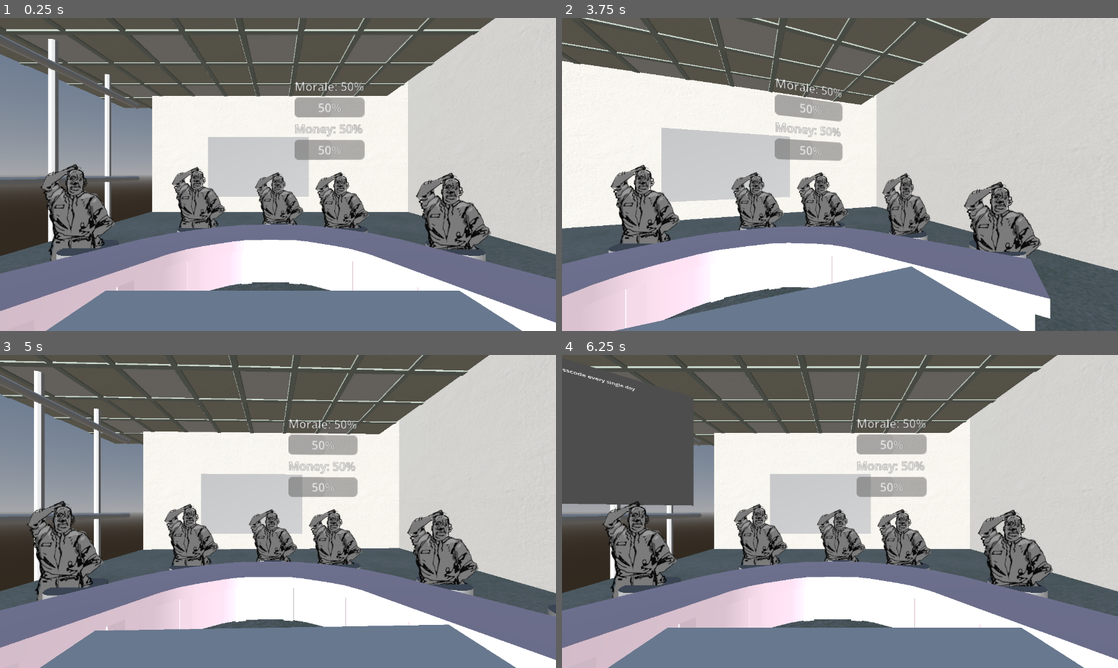
Above: before the commit, frames 1-4 (two rows, left to right).
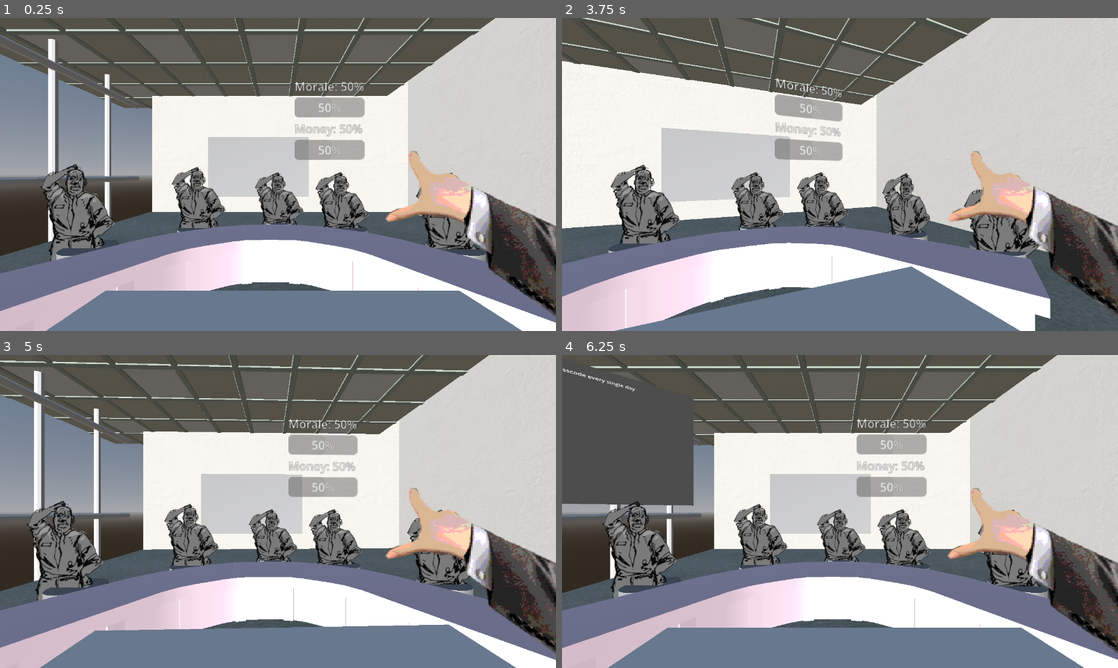
Above: after the commit, the same moments.

Repository: DebugCookie/FIB_GameJam
Game: Godot game, scene res://maxTestScene.tscn
Same seed, same stepped clock (60 frames per second), same inputs: the game is played once before the commit and once after it.
Inputs (mouse positions are in pixels of both pictures, inside the frame that each line leads up to):
- Up to frame 1 (0.25 s): no input
- Up to frame 2 (3.75 s): tap Enter (ui_accept) at 0.5, 0.77, 1.25, 1.52, 2, 2.75, 3.02, 3.5 s; move the mouse to (962, 158) at 0.52 s; hold Right (ui_right) 0.53-1.28 s; click (962, 158) at 0.67 s; move the mouse to (728, 190) at 1.27 s; hold Down (ui_down) 1.28-2.03 s; move the mouse to (895, 105) at 2.02 s; hold Right (ui_right) 2.03-2.78 s; move the mouse to (812, 237) at 2.77 s; hold Up (ui_up) 2.78-3.53 s; click (812, 237) at 2.92 s; move the mouse to (1006, 221) at 3.52 s; hold Left (ui_left) from 3.53 s (still down)
- Up to frame 3 (5 s): keep holding Left (ui_left); tap Enter (ui_accept) at 3.77, 4.52 s; move the mouse to (111, 464) at 4.27 s
- Up to frame 4 (6.25 s): move the mouse to (867, 511) at 5.02 s; release Left (ui_left) at 5.03 s; hold Down (ui_down) 5.03-5.78 s; click (867, 511) at 5.17 s; tap Enter (ui_accept) at 5.75, 6.02 s; move the mouse to (756, 433) at 5.77 s; hold Right (ui_right) from 5.78 s (still down)

The runs differ from the first frame. In frame 1, 5.1% of the frame differs, in the area x 69-100%, y 42-96%; in frame 2, 5.0%; in frame 3, 5.1%; in frame 4, 5.1%.

Commit message:
Hand teeheee

Diff:
--- a/maxTestScene.tscn
+++ b/maxTestScene.tscn
@@ -12,6 +12,12 @@
 [ext_resource type="PackedScene" uid="uid://cfik1lbetgv6s" path="res://Art Assets/3D/SM_Wall.glb" id="10_3pouy"]
 [ext_resource type="PackedScene" uid="uid://8nedl1c1b5fr" path="res://Art Assets/3D/SM_Roof.glb" id="11_be4fj"]
 [ext_resource type="PackedScene" uid="uid://4ubhy7ltsfgo" path="res://Art Assets/3D/SM_Window.glb" id="12_2p1gs"]
+[ext_resource type="Texture2D" uid="uid://brmdvqnbbqudj" path="res://Art Assets/2d/Hand_Idle.png" id="13_qilwt"]
+[ext_resource type="Texture2D" uid="uid://b82chp3bsjdai" path="res://Art Assets/2d/hand flipbook.png" id="13_x6efl"]
+[ext_resource type="Texture2D" uid="uid://5u0tv6hfynua" path="res://Art Assets/2d/Hand_No.png" id="14_bfujc"]
+[ext_resource type="Texture2D" uid="uid://btxyf0l1xfkas" path="res://Art Assets/2d/Hand_Slap1.png" id="15_b3dm5"]
+[ext_resource type="Texture2D" uid="uid://bj05rhbli6qin" path="res://Art Assets/2d/Hand_Pat.png" id="16_ix60g"]
+[ext_resource type="Texture2D" uid="uid://d1qkltglydv78" path="res://Art Assets/2d/Hand_Slap2.png" id="17_10k1m"]
 
 [sub_resource type="ProceduralSkyMaterial" id="ProceduralSkyMaterial_n20ym"]
 
@@ -36,6 +42,110 @@
 [sub_resource type="QuadMesh" id="QuadMesh_ecnap"]
 flip_faces = true
 size = Vector2(2, 2)
+
+[sub_resource type="AtlasTexture" id="AtlasTexture_25qrb"]
+atlas = ExtResource("13_qilwt")
+region = Rect2(0, 0, 256, 256)
+
+[sub_resource type="AtlasTexture" id="AtlasTexture_3ydh5"]
+atlas = ExtResource("13_qilwt")
+region = Rect2(0, 0, 256, 256)
+
+[sub_resource type="AtlasTexture" id="AtlasTexture_1y33g"]
+atlas = ExtResource("14_bfujc")
+region = Rect2(0, 0, 256, 256)
+
+[sub_resource type="AtlasTexture" id="AtlasTexture_dufa8"]
+atlas = ExtResource("15_b3dm5")
+region = Rect2(0, 0, 256, 256)
+
+[sub_resource type="AtlasTexture" id="AtlasTexture_4ljo3"]
+atlas = ExtResource("16_ix60g")
+region = Rect2(0, 0, 256, 256)
+
+[sub_resource type="AtlasTexture" id="AtlasTexture_ybmhm"]
+atlas = ExtResource("15_b3dm5")
+region = Rect2(0, 0, 256, 256)
+
+[sub_resource type="AtlasTexture" id="AtlasTexture_jgof3"]
+atlas = ExtResource("17_10k1m")
+region = Rect2(0, 0, 256, 256)
+
+[sub_resource type="AtlasTexture" id="AtlasTexture_7oxqh"]
+atlas = ExtResource("13_x6efl")
+region = Rect2(0, 0, 256, 256)
+
+[sub_resource type="AtlasTexture" id="AtlasTexture_xpdgd"]
+atlas = ExtResource("13_x6efl")
+region = Rect2(0, 0, 256, 256)
+
+[sub_resource type="AtlasTexture" id="AtlasTexture_5gste"]
+atlas = ExtResource("13_qilwt")
+region = Rect2(0, 0, 256, 256)
+
+[sub_resource type="SpriteFrames" id="SpriteFrames_5fgpt"]
+animations = [{
+"frames": [{
+"duration": 1.0,
+"texture": SubResource("AtlasTexture_25qrb")
+}, {
+"duration": 1.0,
+"texture": SubResource("AtlasTexture_25qrb")
+}],
+"loop": 1,
+"name": &"Idle",
+"speed": 5.0
+}, {
+"frames": [{
+"duration": 1.0,
+"texture": SubResource("AtlasTexture_3ydh5")
+}, {
+"duration": 1.0,
+"texture": SubResource("AtlasTexture_1y33g")
+}, {
+"duration": 1.0,
+"texture": SubResource("AtlasTexture_1y33g")
+}],
+"loop": 1,
+"name": &"No",
+"speed": 5.0
+}, {
+"frames": [{
+"duration": 1.0,
+"texture": SubResource("AtlasTexture_dufa8")
+}, {
+"duration": 1.0,
+"texture": SubResource("AtlasTexture_4ljo3")
+}],
+"loop": 1,
+"name": &"Pet",
+"speed": 5.0
+}, {
+"frames": [{
+"duration": 1.0,
+"texture": SubResource("AtlasTexture_ybmhm")
+}, {
+"duration": 1.0,
+"texture": SubResource("AtlasTexture_jgof3")
+}],
+"loop": 1,
+"name": &"Slap",
+"speed": 5.0
+}, {
+"frames": [{
+"duration": 1.0,
+"texture": SubResource("AtlasTexture_7oxqh")
+}, {
+"duration": 1.0,
+"texture": SubResource("AtlasTexture_xpdgd")
+}, {
+"duration": 1.0,
+"texture": SubResource("AtlasTexture_5gste")
+}],
+"loop": 1,
+"name": &"Yes",
+"speed": 5.0
+}]
 
 [node name="Node3D" type="Node3D" unique_id=1272375817]
 script = ExtResource("1_dx25p")
@@ -207,3 +317,28 @@
 
 [node name="SM_Window" parent="." unique_id=763268013 instance=ExtResource("12_2p1gs")]
 transform = Transform3D(-0.71, 0, -1.07207015e-07, 0, 0.80805326, 0, 1.07207015e-07, 0, -0.71, -0.38354537, -0.055646427, -0.23457122)
+
+[node name="Hand" type="CanvasLayer" parent="." unique_id=1550629561]
+
+[node name="HandBase" type="Control" parent="Hand" unique_id=1903685990]
+layout_mode = 3
+anchors_preset = 7
+anchor_left = 0.5
+anchor_top = 1.0
+anchor_right = 0.5
+anchor_bottom = 1.0
+offset_left = -20.0
+offset_top = -40.0
+offset_right = 20.0
+grow_horizontal = 2
+grow_vertical = 0
+size_flags_horizontal = 0
+size_flags_vertical = 8
+
+[node name="AnimatedSprite2D" type="AnimatedSprite2D" parent="Hand/HandBase" unique_id=830051114]
+position = Vector2(329.00003, -196)
+scale = Vector2(2.7285154, 1.7949219)
+sprite_frames = SubResource("SpriteFrames_5fgpt")
+animation = &"Idle"
+autoplay = "Idle"
+frame_progress = 0.26253733
Not shown, added: Art Assets/2d/SM_Roof_Texture_Ceiling_Emissive.png.import
Binary file added: Art Assets/3D/SM_Floor_Texture_Floor.png
